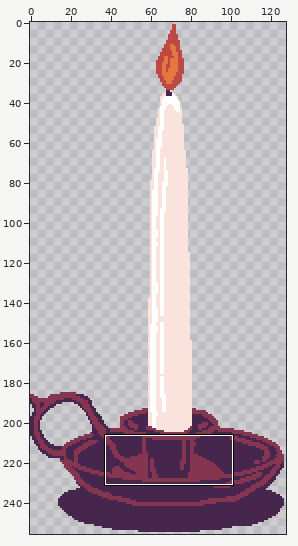
A pixel-art file gets an edit: lockdeck/assets/countdown/countdown.aseprite. The picture above shows the old version from afar; the outline marks the close-up.
Close-up. Before the edit:
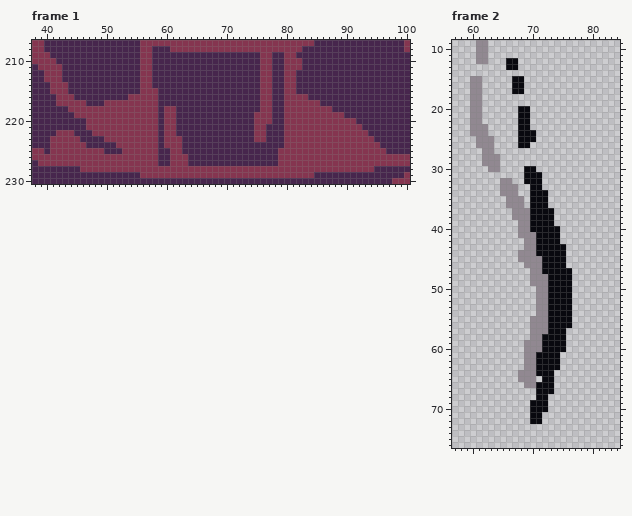
128x256 pixels, 4 frames. Shown: frame 1: x 38..100, y 207..230; frame 2: x 57..84, y 9..76. The commit also changed other frames or places, which this record leaves out.
Now the later version:
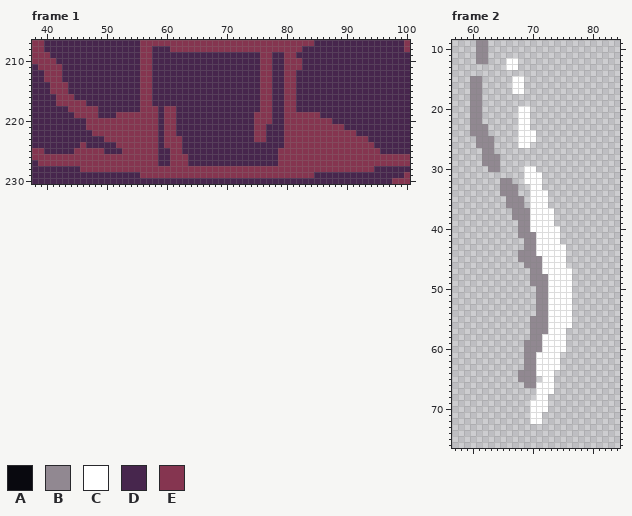
Palette (. is transparent): A #09090f  B #918891  C #ffffff  D #47264d  E #853550
What changed:
Frame 1, layer "dish sketch":
y 215: x 58 E -> D
y 216: x 54..55 EE -> DD; x 58 E -> D; x 82..83 EE -> DD
y 217: x 50..55 EEEEEE -> DDDDDD; x 58 E -> D; x 82..85 EEEE -> DDDD
y 218: x 49..55 EEEEEEE -> DDDDDDD; x 82..87 EEEEEE -> DDDDDD
y 219: x 49..51 EEE -> DDD; x 86..89 EEEE -> DDDD
y 220: x 88..91 EEEE -> DDDD
y 221: x 90..92 EEE -> DDD
y 222: x 42..44 EEE -> DDD; x 92..93 EE -> DD
y 223: x 41..45 EEEEE -> DDDDD; x 94 E -> D
y 224: x 41..45 EEEEE -> DDDDD; x 95 E -> D
y 225: x 41..44 EEEE -> DDDD; x 96 E -> D
Frame 2, layer "smoke accent":
y 12..13: x 66..67 AA -> CC
y 15..17: x 67..68 AA -> CC
y 20..23: x 68..69 AA -> CC
y 24..25: x 68..70 AAA -> CCC
y 26: x 68..69 AA -> CC
y 30: x 69..70 AA -> CC
y 31..32: x 69..71 AAA -> CCC
y 33: x 70..71 AA -> CC
y 34..36: x 70..72 AAA -> CCC
y 37..39: x 70..73 AAAA -> CCCC
y 40: x 70..74 AAAAA -> CCCCC
y 41..42: x 71..74 AAAA -> CCCC
y 43..44: x 71..75 AAAAA -> CCCCC
y 45..46: x 72..75 AAAA -> CCCC
y 47: x 72..76 AAAAA -> CCCCC
y 48..56: x 73..76 AAAA -> CCCC
y 57: x 73..75 AAA -> CCC
y 58..60: x 72..75 AAAA -> CCCC
y 61..63: x 71..74 AAAA -> CCCC
y 64: x 71..73 AAA -> CCC
y 65: x 72..73 AA -> CC
y 66..67: x 71..73 AAA -> CCC
y 68: x 71..72 AA -> CC
y 69..70: x 70..72 AAA -> CCC
y 71..72: x 70..71 AA -> CC
Pixel boxes of the changes (left, top, right, bottom) in both close-ups:
changed: (50, 88, 158, 154)
changed: (296, 94, 386, 154)
changed: (506, 58, 536, 148)
changed: (524, 166, 572, 424)
